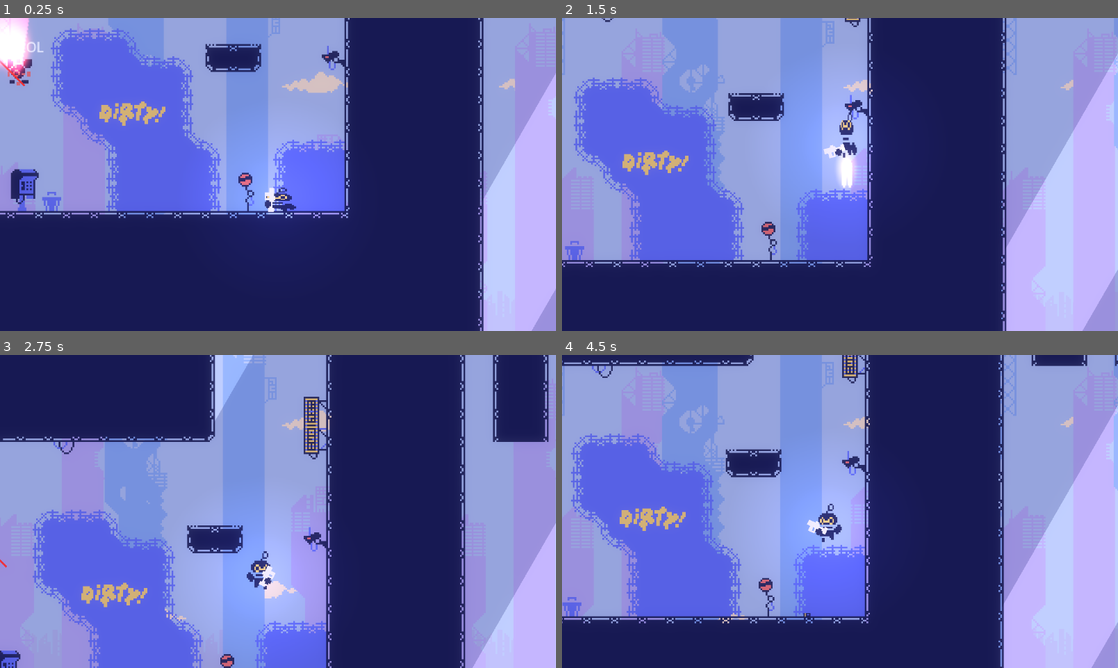
Above: before the commit, frames 1-4 (two rows, left to right).
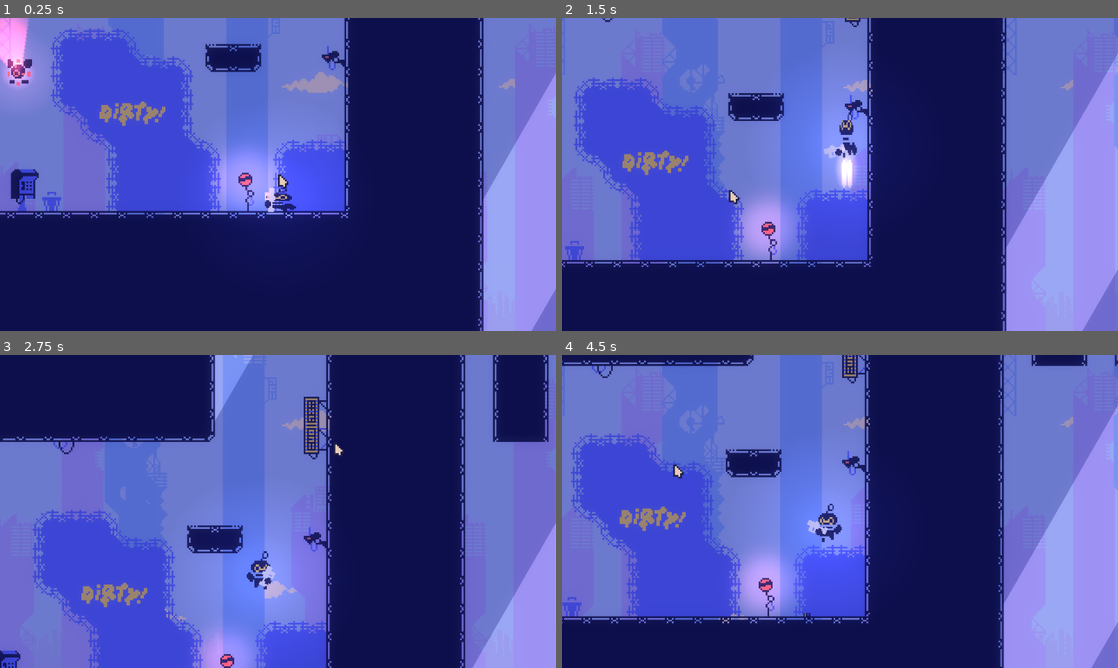
Above: after the commit, the same moments.

Repository: Kyrlio/Pixxel_Punkk
Game: Godot game, scene res://scenes/levels/game_scene/game.tscn
The game is run twice, just before and just after one commit, with the same random seed, the same clock (stepped at 60 frames per second) and the same inputs.
Inputs (mouse positions are in pixels of both pictures, inside the frame that each line leads up to):
- Up to frame 1 (0.25 s): no input
- Up to frame 2 (1.5 s): move the mouse to (962, 158) at 0.52 s; hold Shift (dash) 0.53-1.28 s; hold D (move_right) from 0.53 s (still down); tap Space (jump) at 0.77, 0.8, 1.07, 1.35 s; move the mouse to (728, 190) at 1.27 s
- Up to frame 3 (2.75 s): tap Space (jump) at 1.52, 1.82, 2.3 s; tap Shift (dash) at 1.55 s; move the mouse to (333, 442) at 2.02 s; release D (move_right) at 2.03 s; hold A (move_left) from 2.03 s (still down); hold Shift (dash) from 2.03 s (still down)
- Up to frame 4 (4.5 s): move the mouse to (812, 574) at 2.77 s; release A (move_left) at 2.78 s; release Shift (dash) at 2.78 s; hold D (move_right) 2.78-4.28 s; click (812, 574) at 2.85 s; tap Space (jump) at 3.02, 3.32, 3.77, 3.8, 4.07, 4.35 s; tap Shift (dash) at 3.05 s; move the mouse to (1006, 558) at 3.52 s; hold Shift (dash) 3.53-4.28 s; move the mouse to (673, 464) at 4.27 s; hold A (move_left) from 4.28 s (still down)

The runs differ from the first frame. In frame 1, 49% of the frame differs, in the area x 0-100%, y 0-100%; in frame 2, 61%; in frame 3, 60%; in frame 4, 63%.

Commit message:
custom cursor

Diff:
--- a/project.godot
+++ b/project.godot
@@ -22,6 +22,7 @@
 [autoload]
 
 GameEvents="*uid://ek1sdrx2emj"
+Cursor="*uid://dwa4mxdld0con"
 
 [display]
 
--- a/scenes/entities/enemies/drone_enemy/drone_enemy.gd
+++ b/scenes/entities/enemies/drone_enemy/drone_enemy.gd
@@ -23,6 +23,7 @@
 @onready var see_raycast: RayCast2D = $SeeRayCast
 @onready var flashlight: PointLight2D = $Flashlight
 @onready var attack_cooldown_timer: Timer = $AttackCooldownTimer
+@onready var alert_sprite: Sprite2D = $AlertSprite
 
 var active_state: STATE = STATE.PATROL
 var player: Player
@@ -44,6 +45,8 @@
 var base_look_angle: float = 0.0
 var look_time: float = 0.0
 
+var alert_tween: Tween
+
 func setup(_grid: AStarGrid2D):
 	grid = _grid
 	current_cell = pos_to_cell(global_position)
@@ -53,6 +56,7 @@
 func _ready() -> void:
 	super._ready()
 	patrol_center = global_position
+	alert_sprite.scale = Vector2.ZERO
 
 
 func _physics_process(delta: float) -> void:
@@ -65,7 +69,6 @@
 	if not can_move:
 		return
 
-	$Label.text = get_string_current_state()
 	update_visuals_facing()
 	process_state(delta)
 
@@ -76,28 +79,31 @@
 
 	match active_state:
 		STATE.PATROL:
-			print("PATTROL")
 			animation_player.play("default")
 
 		STATE.CHASE:
-			print("CHASE")
 			animation_player.play("default")
 
+			if alert_tween != null and alert_tween.is_valid():
+				alert_tween.kill()
+
+			if alert_sprite:
+				alert_tween = create_tween()
+				alert_tween.tween_property(alert_sprite, "scale", Vector2.ONE, 0.3).set_ease(Tween.EASE_OUT).set_trans(Tween.TransitionType.TRANS_BACK)
+				alert_tween.tween_interval(0.2)
+				alert_tween.chain().tween_property(alert_sprite, "scale", Vector2.ZERO, 0.3).set_ease(Tween.EASE_IN).set_trans(Tween.TransitionType.TRANS_BACK)
+
 		STATE.INVESTIGATE:
-			print("INVESTIGATE")
 			animation_player.play("default")
 
 		STATE.ATTACK:
-			print("attack")
 			animation_player.play("attack")
 			attack_cooldown_timer.start()
 
 		STATE.KNOCKBACK:
-			print("knockback")
-			# L'animation hit_flash_animation.play("hit") est déjà jouée dans _on_damaged
+			hit_flash_animation.play("hit")
 
 		STATE.DEATH:
-			print("die")
 			animation_player.play("death")
 
 
@@ -137,8 +143,6 @@
 				if new_path:
 					move_pts = new_path
 					move_pts = (move_pts as Array).map(func (p): return p + grid.cell_size / 2.0)
-					if $PathPreviz:
-						$PathPreviz.points = move_pts
 					target_cell = target
 					start_move()
 
@@ -158,9 +162,6 @@
 		STATE.ATTACK:
 			velocity = Vector2.ZERO
 			move_and_slide()
-
-			if global_position.distance_to(player.global_position) > ATTACK_RANGE:
-				switch_state(STATE.CHASE)
 
 		STATE.KNOCKBACK:
 			velocity = knockback_velocity
@@ -180,8 +181,6 @@
 			velocity = Vector2.ZERO
 			global_position = move_pts[-1]
 			current_cell = pos_to_cell(global_position)
-			if $PathPreviz:
-				$PathPreviz.points = []
 			moving = false
 			return false
 		else:
@@ -212,8 +211,6 @@
 		if new_path and new_path.size() > 0:
 			move_pts = new_path
 			move_pts = (move_pts as Array).map(func (p): return p + grid.cell_size / 2.0)
-			if $PathPreviz:
-				$PathPreviz.points = move_pts
 			target_cell = target
 			start_move()
 
@@ -279,30 +276,6 @@
 	visuals.scale = Vector2.ONE if look_direction.x >= 0 else Vector2(-1, 1)
 
 
-
-func get_string_current_state() -> String:
-	match active_state:
-		STATE.PATROL:
-			return "PATROL"
-
-		STATE.CHASE:
-			return "CHASE"
-
-		STATE.INVESTIGATE:
-			return "INVESTIGATE"
-
-		STATE.ATTACK:
-			return "ATTACK"
-
-		STATE.KNOCKBACK:
-			return "KNOCKBACK"
-
-		STATE.DEATH:
-			return "DEATH"
-
-		_: return "NOTHING"
-
-
 func _can_move(value: bool) -> void:
 	can_move = value
 
@@ -325,8 +298,6 @@
 
 
 func _on_damaged() -> void:
-	hit_flash_animation.play("hit")
-
 	if not player:
 		player = get_tree().get_first_node_in_group("player")
 
@@ -344,8 +315,6 @@
 			if new_path and new_path.size() > 0:
 				move_pts = new_path
 				move_pts = (move_pts as Array).map(func (p): return p + grid.cell_size / 2.0)
-				if $PathPreviz:
-					$PathPreviz.points = move_pts
 				target_cell = target
 				start_move()
 
--- a/scenes/entities/enemies/drone_enemy/drone_enemy.tscn
+++ b/scenes/entities/enemies/drone_enemy/drone_enemy.tscn
@@ -5,8 +5,10 @@
 [ext_resource type="Texture2D" uid="uid://cy4wol7uw6qxq" path="res://assets/characters/enemies/dr0ne.png" id="3_q1u7c"]
 [ext_resource type="Script" uid="uid://tfp07ctg4sf3" path="res://components/hurtbox_component/hurtbox_component.gd" id="4_yr5d7"]
 [ext_resource type="Script" uid="uid://dwutdrsq74sb2" path="res://components/hitbox_component/hitbox_component.gd" id="5_3tyb0"]
+[ext_resource type="Texture2D" uid="uid://df8tbqt0a7hdm" path="res://assets/ui/expressions.png" id="6_3tyb0"]
 [ext_resource type="Texture2D" uid="uid://2uscbm1s4v8h" path="res://assets/flashlight.png" id="6_behuh"]
 [ext_resource type="Shader" uid="uid://dtfdwv8q5xwyj" path="res://resources/shaders/hit_flash.tres" id="6_q1u7c"]
+[ext_resource type="Texture2D" uid="uid://q12cikc25t1t" path="res://resources/spotlight.tres" id="8_yr5d7"]
 
 [sub_resource type="Animation" id="Animation_irgkw"]
 length = 0.001
@@ -68,24 +70,24 @@
 "times": PackedFloat32Array(0),
 "transitions": PackedFloat32Array(1),
 "update": 1,
-"values": [false]
+"values": [true]
 }
 tracks/5/type = "value"
 tracks/5/imported = false
 tracks/5/enabled = true
-tracks/5/path = NodePath("HitboxComponent/CollisionShape2D:shape:radius")
+tracks/5/path = NodePath("HurtboxComponent:monitoring")
 tracks/5/interp = 1
 tracks/5/loop_wrap = true
 tracks/5/keys = {
 "times": PackedFloat32Array(0),
 "transitions": PackedFloat32Array(1),
-"update": 0,
-"values": [15.0]
+"update": 1,
+"values": [true]
 }
 tracks/6/type = "value"
 tracks/6/imported = false
 tracks/6/enabled = true
-tracks/6/path = NodePath("HurtboxComponent:monitoring")
+tracks/6/path = NodePath("HurtboxComponent:monitorable")
 tracks/6/interp = 1
 tracks/6/loop_wrap = true
 tracks/6/keys = {
@@ -97,7 +99,7 @@
 tracks/7/type = "value"
 tracks/7/imported = false
 tracks/7/enabled = true
-tracks/7/path = NodePath("HurtboxComponent:monitorable")
+tracks/7/path = NodePath("HitboxComponent:monitoring")
 tracks/7/interp = 1
 tracks/7/loop_wrap = true
 tracks/7/keys = {
@@ -109,7 +111,7 @@
 tracks/8/type = "value"
 tracks/8/imported = false
 tracks/8/enabled = true
-tracks/8/path = NodePath("HitboxComponent:monitoring")
+tracks/8/path = NodePath("HitboxComponent:monitorable")
 tracks/8/interp = 1
 tracks/8/loop_wrap = true
 tracks/8/keys = {
@@ -121,32 +123,32 @@
 tracks/9/type = "value"
 tracks/9/imported = false
 tracks/9/enabled = true
-tracks/9/path = NodePath("HitboxComponent:monitorable")
+tracks/9/path = NodePath("Visuals/Sprite2D:material:shader_parameter/Enable")
 tracks/9/interp = 1
 tracks/9/loop_wrap = true
 tracks/9/keys = {
 "times": PackedFloat32Array(0),
 "transitions": PackedFloat32Array(1),
 "update": 1,
-"values": [true]
+"values": [false]
 }
 tracks/10/type = "value"
 tracks/10/imported = false
 tracks/10/enabled = true
-tracks/10/path = NodePath("Visuals/Sprite2D:material:shader_parameter/Enable")
+tracks/10/path = NodePath("Flashlight:enabled")
 tracks/10/interp = 1
 tracks/10/loop_wrap = true
 tracks/10/keys = {
 "times": PackedFloat32Array(0),
 "transitions": PackedFloat32Array(1),
 "update": 1,
-"values": [false]
+"values": [true]
 }
 
 [sub_resource type="Animation" id="Animation_q1u7c"]
 resource_name = "attack"
-length = 0.50000834
-step = 0.083333336
+length = 0.4285786
+step = 0.071428575
 tracks/0/type = "value"
 tracks/0/imported = false
 tracks/0/enabled = true
@@ -178,7 +180,7 @@
 tracks/2/interp = 1
 tracks/2/loop_wrap = true
 tracks/2/keys = {
-"times": PackedFloat32Array(0, 0.08333334, 0.16666669, 0.25, 0.33333337, 0.41666663),
+"times": PackedFloat32Array(0, 0.071428575, 0.14285715, 0.21428572, 0.2857143, 0.35714287),
 "transitions": PackedFloat32Array(1, 1, 1, 1, 1, 1),
 "update": 1,
 "values": [6, 7, 8, 9, 10, 11]
@@ -190,31 +192,19 @@
 tracks/3/interp = 1
 tracks/3/loop_wrap = true
 tracks/3/keys = {
-"times": PackedFloat32Array(0, 0.25, 0.41666666),
+"times": PackedFloat32Array(0, 0.21428572, 0.35714287),
 "transitions": PackedFloat32Array(1, 1, 1),
 "update": 1,
 "values": [true, false, true]
 }
-tracks/4/type = "value"
+tracks/4/type = "method"
 tracks/4/imported = false
 tracks/4/enabled = true
-tracks/4/path = NodePath("HitboxComponent/CollisionShape2D:shape:radius")
-tracks/4/interp = 2
+tracks/4/path = NodePath(".")
+tracks/4/interp = 1
 tracks/4/loop_wrap = true
 tracks/4/keys = {
-"times": PackedFloat32Array(0, 0.25),
-"transitions": PackedFloat32Array(1, 1),
-"update": 0,
-"values": [4.0, 16.0]
-}
-tracks/5/type = "method"
-tracks/5/imported = false
-tracks/5/enabled = true
-tracks/5/path = NodePath(".")
-tracks/5/interp = 1
-tracks/5/loop_wrap = true
-tracks/5/keys = {
-"times": PackedFloat32Array(0.5),
+"times": PackedFloat32Array(0.42857143),
 "transitions": PackedFloat32Array(1),
 "values": [{
 "args": [2],
@@ -347,6 +337,18 @@
 "transitions": PackedFloat32Array(1, 1, 1, 1, 1, 1, 1, 1, 1, 1, 1),
 "update": 1,
 "values": [true, true, true, true, true, true, true, true, true, true, true]
+}
+tracks/10/type = "value"
+tracks/10/imported = false
+tracks/10/enabled = true
+tracks/10/path = NodePath("Flashlight:enabled")
+tracks/10/interp = 1
+tracks/10/loop_wrap = true
+tracks/10/keys = {
+"times": PackedFloat32Array(0),
+"transitions": PackedFloat32Array(1),
+"update": 1,
+"values": [false]
 }
 
 [sub_resource type="Animation" id="Animation_behuh"]
@@ -405,14 +407,26 @@
 tracks/4/type = "value"
 tracks/4/imported = false
 tracks/4/enabled = true
-tracks/4/path = NodePath("HitboxComponent/CollisionShape2D:shape:radius")
+tracks/4/path = NodePath("HitboxComponent/CollisionShape2D:disabled")
 tracks/4/interp = 1
 tracks/4/loop_wrap = true
 tracks/4/keys = {
 "times": PackedFloat32Array(0),
 "transitions": PackedFloat32Array(1),
-"update": 0,
-"values": [4.0]
+"update": 1,
+"values": [true]
+}
+tracks/5/type = "value"
+tracks/5/imported = false
+tracks/5/enabled = true
+tracks/5/path = NodePath("Visuals/Sprite2D:material:shader_parameter/Enable")
+tracks/5/interp = 1
+tracks/5/loop_wrap = true
+tracks/5/keys = {
+"times": PackedFloat32Array(0),
+"transitions": PackedFloat32Array(1),
+"update": 1,
+"values": [false]
 }
 
 [sub_resource type="AnimationLibrary" id="AnimationLibrary_q1u7c"]
@@ -532,7 +546,7 @@
 [sub_resource type="CircleShape2D" id="CircleShape2D_yr5d7"]
 
 [sub_resource type="CircleShape2D" id="CircleShape2D_3tyb0"]
-radius = 15.0
+radius = 16.0
 
 [sub_resource type="CircleShape2D" id="CircleShape2D_q1u7c"]
 radius = 138.0145
@@ -570,19 +584,6 @@
 [node name="HitFlashAnimation" type="AnimationPlayer" parent="." unique_id=1230121769]
 libraries/ = SubResource("AnimationLibrary_yyxqg")
 
-[node name="Label" type="Label" parent="." unique_id=1144913509]
-offset_left = -16.0
-offset_top = -21.0
-offset_right = 24.0
-offset_bottom = 2.0
-theme_override_font_sizes/font_size = 8
-text = "PATROL"
-
-[node name="PathPreviz" type="Line2D" parent="." unique_id=529332788]
-top_level = true
-width = 1.0
-default_color = Color(1, 0.16862746, 0.13725491, 1)
-
 [node name="Collider" type="CollisionShape2D" parent="." unique_id=249600047]
 shape = SubResource("CircleShape2D_strug")
 
@@ -605,6 +606,7 @@
 
 [node name="CollisionShape2D" type="CollisionShape2D" parent="HitboxComponent" unique_id=1660182002]
 shape = SubResource("CircleShape2D_3tyb0")
+disabled = true
 debug_color = Color(0.7885859, 0.43084386, 0, 0.41960785)
 
 [node name="DetectionArea" type="Area2D" parent="." unique_id=1879105518]
@@ -614,6 +616,12 @@
 [node name="CollisionShape2D" type="CollisionShape2D" parent="DetectionArea" unique_id=1915345375]
 shape = SubResource("CircleShape2D_q1u7c")
 debug_color = Color(0, 0.6, 0.69803923, 0.047058824)
+
+[node name="AlertSprite" type="Sprite2D" parent="." unique_id=1299120377]
+position = Vector2(0, -16)
+texture = ExtResource("6_3tyb0")
+region_enabled = true
+region_rect = Rect2(0, 0, 16, 16)
 
 [node name="Visuals" type="Node2D" parent="." unique_id=474298539]
 
@@ -629,9 +637,13 @@
 
 [node name="Flashlight" type="PointLight2D" parent="." unique_id=1176147808]
 color = Color(0.8745098, 0.15686275, 0.16862746, 1)
-energy = 9.0
+energy = 4.0
 shadow_enabled = true
 texture = ExtResource("6_behuh")
 
+[node name="PointLight2D" type="PointLight2D" parent="." unique_id=1697281084]
+color = Color(1, 0.49019608, 0.49019608, 1)
+texture = ExtResource("8_yr5d7")
+
 [connection signal="body_entered" from="DetectionArea" to="." method="_on_detection_area_body_entered"]
 [connection signal="body_exited" from="DetectionArea" to="." method="_on_detection_area_body_exited"]
--- a/scenes/entities/player/player.tscn
+++ b/scenes/entities/player/player.tscn
@@ -1039,6 +1039,19 @@
 collision_layer = 2
 script = ExtResource("1_bjvvg")
 
+[node name="HUD" type="CanvasLayer" parent="." unique_id=1654631562]
+
+[node name="Control" type="Control" parent="HUD" unique_id=697831987]
+layout_mode = 3
+anchors_preset = 0
+offset_right = 40.0
+offset_bottom = 40.0
+
+[node name="MarginContainer" type="MarginContainer" parent="HUD/Control" unique_id=641256400]
+layout_mode = 1
+offset_right = 40.0
+offset_bottom = 40.0
+
 [node name="CoyoteTimer" type="Timer" parent="." unique_id=1061782584]
 unique_name_in_owner = true
 process_callback = 0
--- a/scenes/levels/test_scene/test_scene.tscn
+++ b/scenes/levels/test_scene/test_scene.tscn
@@ -1205,8 +1205,13 @@
 color = Color(1, 1, 0.47058824, 1)
 texture = ExtResource("4_88e55")
 
+[node name="PointLight2D3" type="PointLight2D" parent="." unique_id=2045466644]
+position = Vector2(215, 382)
+color = Color(0.8784314, 0.41568628, 0.44313726, 1)
+texture = ExtResource("4_88e55")
+
 [node name="CanvasModulate" type="CanvasModulate" parent="." unique_id=651703500]
-color = Color(0.85350335, 0.86725676, 0.9622815, 1)
+color = Color(0.6128516, 0.6363462, 0.8776413, 1)
 
 [node name="Label" type="Label" parent="." unique_id=1933022259]
 offset_left = 335.0
--- /dev/null
+++ b/scenes/props/cursor/cursor.gd
@@ -0,0 +1,29 @@
+extends CanvasLayer
+
+@onready var cursor_sprite: Sprite2D = %CursorSprite
+
+
+
+func _ready() -> void:
+	# Afficher le curseur personnalisé au démarrage
+	Input.mouse_mode = Input.MOUSE_MODE_HIDDEN
+	cursor_sprite.visible = true
+
+
+func _process(_delta: float) -> void:
+	cursor_sprite.global_position = cursor_sprite.get_global_mouse_position()
+
+
+func change_cursor(sprite: CompressedTexture2D, cursor_scale := Vector2.ONE, cursor_pos := Vector2(-10,-8)):
+	cursor_sprite.texture = sprite
+	cursor_sprite.scale = cursor_scale
+	cursor_sprite.offset = cursor_pos
+
+
+func show_cursor(visibility: bool):
+	cursor_sprite.visible = visibility
+	Input.mouse_mode = Input.MOUSE_MODE_HIDDEN
+
+
+func get_actual_cursor() -> CompressedTexture2D:
+	return cursor_sprite.texture
--- /dev/null
+++ b/scenes/props/cursor/cursor.tscn
@@ -0,0 +1,16 @@
+[gd_scene format=3 uid="uid://dwa4mxdld0con"]
+
+[ext_resource type="Texture2D" uid="uid://cxmy2xca7ibge" path="res://assets/ui/ui.png" id="1_nbm88"]
+[ext_resource type="Script" uid="uid://cp4kr0v1e8wla" path="res://scenes/props/cursor/cursor.gd" id="1_q7mry"]
+
+[node name="Cursor" type="CanvasLayer" unique_id=853395266]
+process_mode = 3
+layer = 100000
+script = ExtResource("1_q7mry")
+
+[node name="CursorSprite" type="Sprite2D" parent="." unique_id=1437074376]
+unique_name_in_owner = true
+texture = ExtResource("1_nbm88")
+offset = Vector2(3, 4)
+region_enabled = true
+region_rect = Rect2(144, 80, 16, 16)
Binary file added: assets/ui/expressions.png
Not shown, added: assets/ui/expressions.png.import
Not shown, added: scenes/props/cursor/cursor.gd.uid
